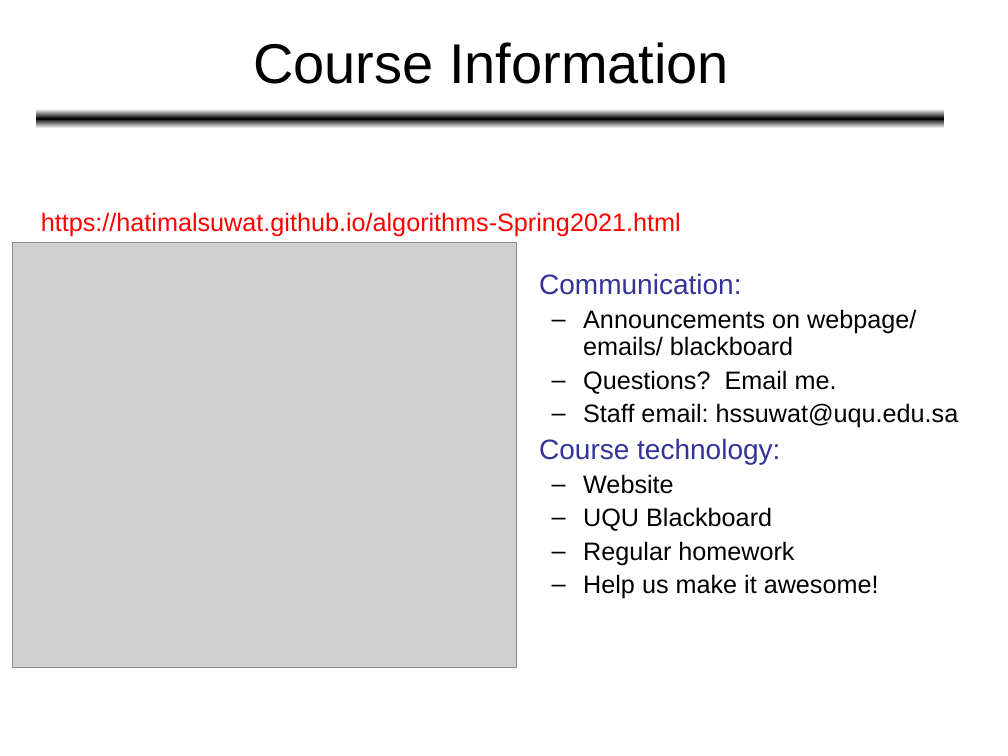
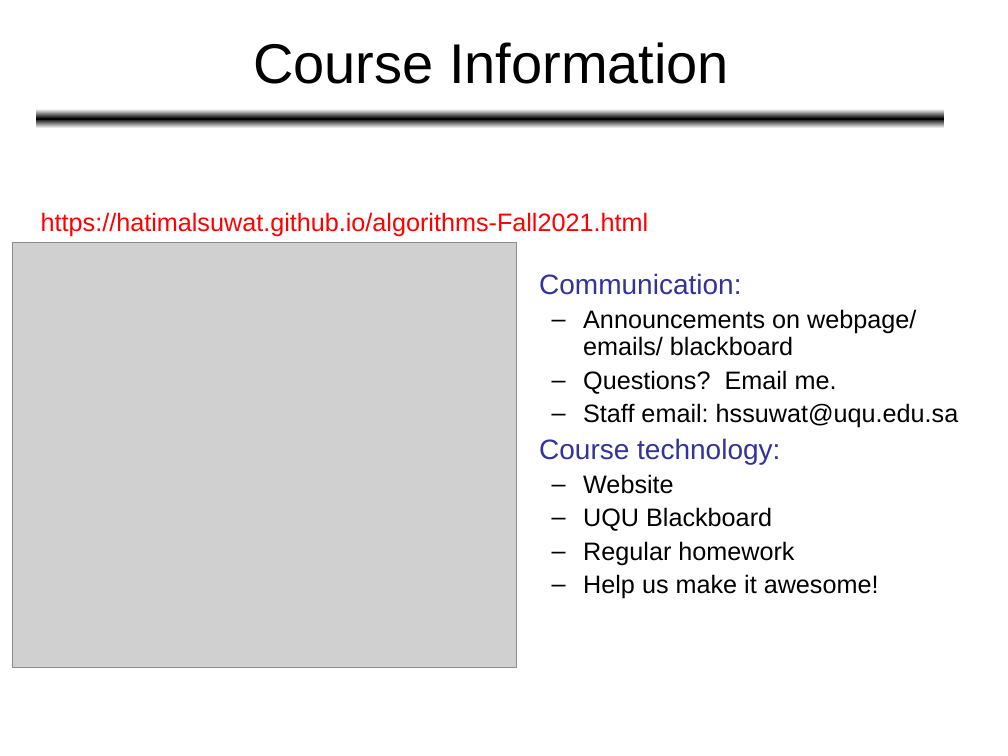
Before and after one commit to HatimAlsuwat/HatimAlsuwat.github.io, a slide deck: slide 2 of algorithms/Lecture 1.ppt. Drawn at 1008x756 pixels with LibreOffice and Linux fonts; fonts in the diff are those of the drawing; grey boxes stand for pictures. Boxes give left, top, right and bottom in pixels: in the first picture for what was removed or moved away, otherwise in the second. Text is boxed around its words. In the diff, an @@ line names an element or a change of style, - is before the commit and + after.

```diff
--- a/algorithms/Lecture 1.ppt
+++ b/algorithms/Lecture 1.ppt
@@ text at (41, 212, 648, 237): text changed @@
-https://hatimalsuwat.github.io/algorithms-Spring2021.html
+https://hatimalsuwat.github.io/algorithms-Fall2021.html
```
Also in this commit, not shown: 1 other slide changed.
